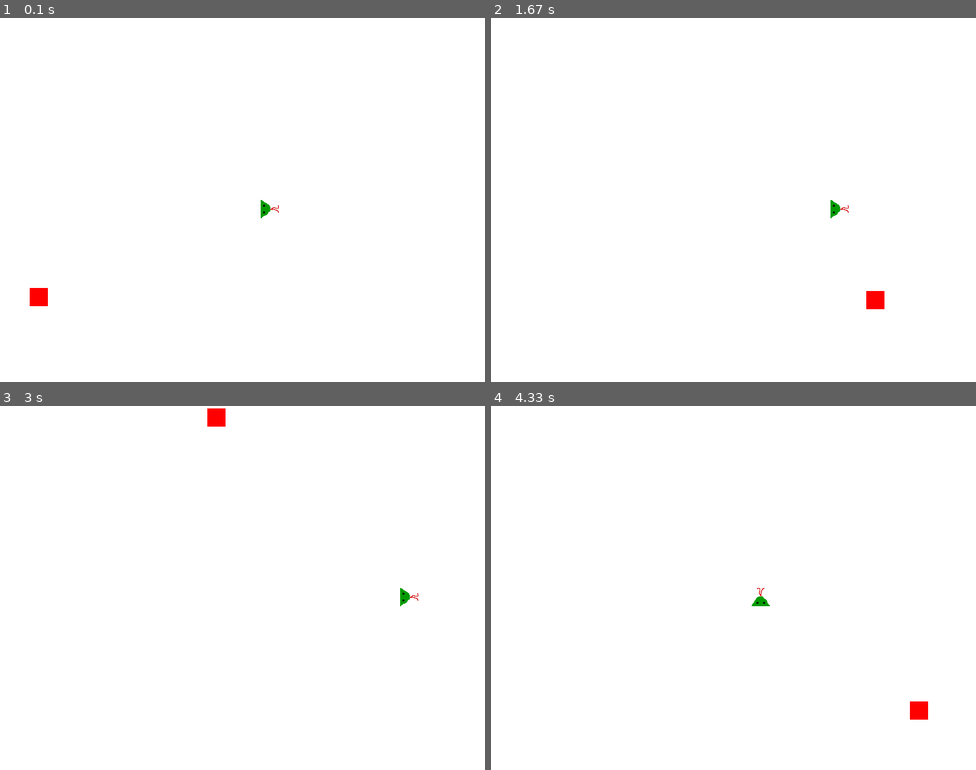
Above: before the commit, frames 1-4 (two rows, left to right).
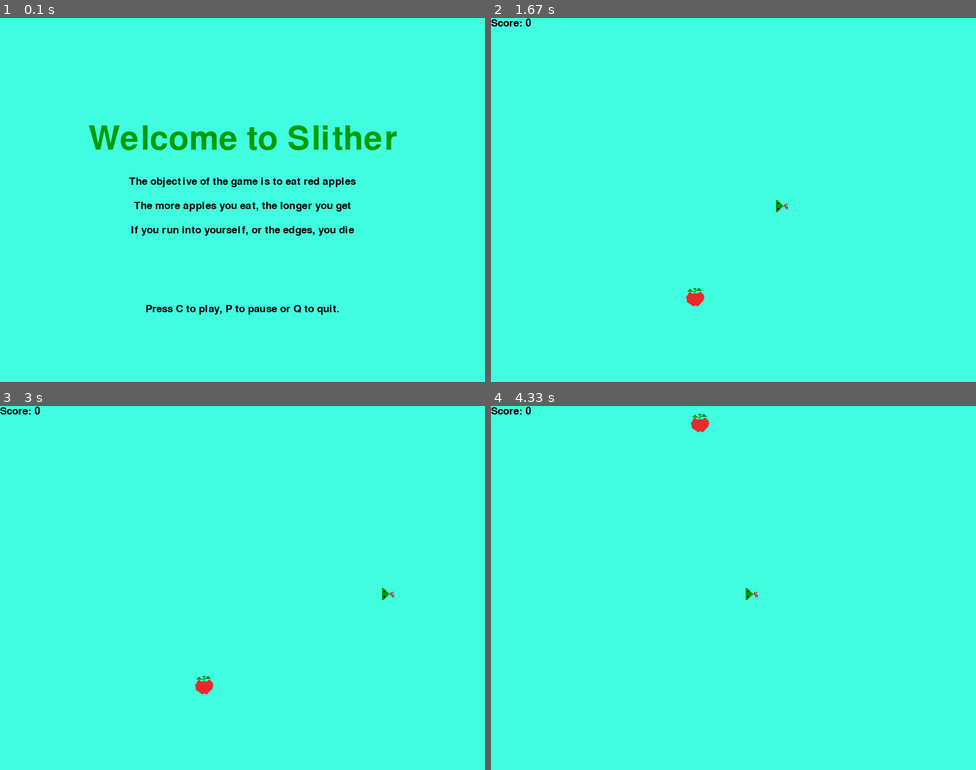
Above: after the commit, the same moments.

Repository: pragati4721/LearningPygame
Game: pygame game, started from a.py
The game is run twice, just before and just after one commit, with the same random seed, the same clock (stepped at 60 frames per second) and the same inputs.
Inputs:
- Up to frame 1 (0.1 s): no input
- Up to frame 2 (1.67 s): tap C at 0.33 s; hold P 0.67-1.13 s; hold Right 0.67-1.13 s; hold C 1.17-1.63 s
- Up to frame 3 (3 s): hold P 1.67-2.13 s; hold Right 1.67-2.13 s; tap C at 2.17 s
- Up to frame 4 (4.33 s): hold Up 3.2-3.67 s; tap C at 3.35, 4.27 s; hold Right 3.7-4.17 s

The runs differ from the first frame. In frame 1, 100% of the frame differs, in the area x 0-100%, y 0-100%; in frame 2, 100%; in frame 3, 100%; in frame 4, 100%.

Commit message:
updated images

Diff:
--- a/a.py
+++ b/a.py
@@ -1,21 +1,84 @@
-import pygame# importing the library
+import pygame
 import time
 import random
-pygame.init()#initialising the pygame
-white = (255,255,255)
+pygame.init()
+white = (64,253,223)#D0FDE7
 black = (0,0,0)
 red = (255,0,0)
 green = (0,155,0)
 display_width = 800
 display_height = 600
-gameDisplay = pygame.display.set_mode((display_width,display_height))#setting display size to 800*600
-pygame.display.set_caption('Slither')#setting title
+gameDisplay = pygame.display.set_mode((display_width,display_height))
+pygame.display.set_caption('Slither')#############
+icon = pygame.image.load('apple.png')
+pygame.display.set_icon(icon)
 img = pygame.image.load('snake.png')
+appleimg = pygame.image.load('apple.png')
 clock = pygame.time.Clock()
-block_size = 30
-fps = 30
+appleThickness = 30
+block_size = 20
+fps = 15
 direction = "right"
-font = pygame.font.SysFont(None,25)
+smallfont = pygame.font.SysFont(None,25)
+medfont = pygame.font.SysFont(None,50)
+largefont = pygame.font.SysFont(None,80)
+def pause():
+    paused = True
+    while paused:
+        for event in pygame.event.get():
+            if event.type == pygame.QUIT:
+                pygame.quit()
+                quit()
+            if event.type == pygame.KEYDOWN:
+                if event.key == pygame.K_c:
+                    paused =False
+                if event.key == pygame.K_q:
+                    pygame.quit()
+                    quit()
+        gameDisplay.fill(white)
+        message_to_screen("Paused",black,-100,"large")
+        message_to_screen("Press C to continue or Q to quit ",black,25)
+        pygame.display.update()
+        clock.tick(5)
+def score(score):
+    text = smallfont.render("Score: "+str(score),True,black)
+    gameDisplay.blit(text,[0,0])
+def randappleGen():
+    randAppleX = round(random.randrange(0,display_width - appleThickness))#/10.0)*10.0
+    randAppleY = round(random.randrange(0,display_height - appleThickness))#/10.0)*10.0
+    return randAppleX,randAppleY
+def game_intro():
+    intro = True
+    while intro :
+        for event in pygame.event.get():
+            if event.type == pygame.QUIT:
+                pygame.quit()
+                quit()
+            if event.type == pygame.KEYDOWN:
+                if event.key == pygame.K_c:
+                    intro = False
+                if event.key == pygame.K_q:
+                    pygame.quit()
+                    quit()
+        gameDisplay.fill(white)
+        message_to_screen("Welcome to Slither",
+        green,
+        -100,
+        "large")
+        message_to_screen("The objective of the game is to eat red apples",
+        black,
+        -30)
+        message_to_screen("The more apples you eat, the longer you get",
+        black,
+        10)
+        message_to_screen("If you run into yourself, or the edges, you die",
+        black,
+        50)
+        message_to_screen("Press C to play, P to pause or Q to quit.",
+        black,
+        180)
+        pygame.display.update()
+        clock.tick(5)
 def snake(block_size,snakeList):
     if direction == "right":
         head = pygame.transform.rotate(img,270)
@@ -28,17 +91,21 @@
     gameDisplay.blit(head,(snakeList[-1][0],snakeList[-1][1]))
     for XnY in snakeList[:-1]:
         pygame.draw.rect(gameDisplay,green,[XnY[0],XnY[1],block_size,block_size])
-def text_objects(text,color):
-    textSurface = font.render(text,True,color)
+def text_objects(text,color,size):
+    if size == "small":
+        textSurface = smallfont.render(text,True,color)
+    elif size == "medium":
+        textSurface = medfont.render(text,True,color)
+    elif size == "large":
+        textSurface = largefont.render(text,True,color)
     return textSurface,textSurface.get_rect()
-def message_to_screen(msg,color):
-    textSurf,textRect = text_objects(msg,color)
-    #screen_text = font.render(msg,True,color)
-    #gameDisplay.blit(screen_text,[display_width/2,display_height/2])
-    textRect.center = (display_width/2),(display_height/2)
+def message_to_screen(msg,color,y_displace = 0,size = "small"):
+    textSurf,textRect = text_objects(msg,color,size)
+    textRect.center = (display_width/2),(display_height/2)+y_displace
     gameDisplay.blit(textSurf,textRect)
 def gameLoop():
     global direction
+    direction = "right"
     gameExit = False
     gameOver = False
     lead_x = display_width/2
@@ -47,16 +114,21 @@
     lead_y_change = 0
     snakeList = []
     snakeLength = 1
-    randAppleX = round(random.randrange(0,display_width-block_size))#/10.0)*10.0
-    randAppleY = round(random.randrange(0,display_height - block_size))#/10.0)*10.0
+    randAppleX,randAppleY = randappleGen()
     while not gameExit:
         while gameOver == True:
             gameDisplay.fill(white)
-            message_to_screen("Game over, press C to play again or Q to quit",red)
+            message_to_screen("Game Over",
+            red,
+            y_displace=-50,
+            size = "large")
+            message_to_screen("Press C to play again or Q to quit",
+            black,
+            50,
+            size = "medium")
             pygame.display.update()
             for event in pygame.event.get():
                 if event.type == pygame.QUIT:
-
                     gameOver = False
                     gameExit = True
                 if event.type == pygame.KEYDOWN:
@@ -66,9 +138,8 @@
                     if event.key == pygame.K_c:
                         gameLoop()
         for event in pygame.event.get():
-            #print event
             if event.type == pygame.QUIT:
-                gameOver = True
+                gameEXit = True
             if event.type == pygame.KEYDOWN:
                 if event.key == pygame.K_LEFT:
                     direction = "left"
@@ -86,17 +157,14 @@
                     direction = "down"
                     lead_y_change = block_size
                     lead_x_change = 0
+                elif event.key == pygame.K_p:
+                    pause()
         if lead_x>=display_width or lead_x<0 or lead_y >=display_height or lead_y<0:
             gameOver = True
-            #if event.type == pygame.KEYUP:
-            #    if event.key == pygame.K_LEFT or event.key == pygame.K_RIGHT:
-            #       lead_x_change = 0
         lead_x += lead_x_change
         lead_y += lead_y_change
         gameDisplay.fill(white)
-        appleThickness = 30
-        pygame.draw.rect(gameDisplay,red,[randAppleX,randAppleY,appleThickness,appleThickness])
-
+        gameDisplay.blit(appleimg,(randAppleX,randAppleY))
         snakeHead = []
         snakeHead.append(lead_x)
         snakeHead.append(lead_y)
@@ -107,23 +175,17 @@
             if eachSegment== snakeHead:
                 gameOver = True
         snake(block_size,snakeList)
-        #pygame.draw.rect(gameDisplay,red,[400,300,10,10])
-        #gameDisplay.fill(red,rect = [200,200,50,50])
+        score(snakeLength-1)
         pygame.display.update()
-        # if lead_x >= randAppleX and lead_x <= randAppleX+appleThickness:
-        #     if lead_y >= randAppleY and lead_y <= randAppleY+appleThickness:
-        #
         if lead_x > randAppleX and lead_x < randAppleX + appleThickness or lead_x + block_size > randAppleX and lead_x + block_size < randAppleX + appleThickness:
-            #print "xcrpp"
             if lead_y > randAppleY and lead_y < randAppleY +appleThickness:
-                randAppleX = round(random.randrange(0,display_width-block_size))#/10.0)*10.0
-                randAppleY = round(random.randrange(0,display_height - block_size))#/10.0)*10.0
+                randAppleX,randAppleY = randappleGen()
                 snakeLength+=1
             elif lead_y + block_size > randAppleY and lead_y + block_size < randAppleY + appleThickness:
-                randAppleX = round(random.randrange(0,display_width-block_size))#/10.0)*10.0
-                randAppleY = round(random.randrange(0,display_height - block_size))#/10.0)*10.0
+                randAppleX,randAppleY = randappleGen()
                 snakeLength+=1
         clock.tick(fps)
-    pygame.quit()#quitting the pygame
-    quit()#quitting terminal
+    pygame.quit()
+    quit()
+game_intro()
 gameLoop()
Binary file added: apple.png
Binary file changed: snake.png
